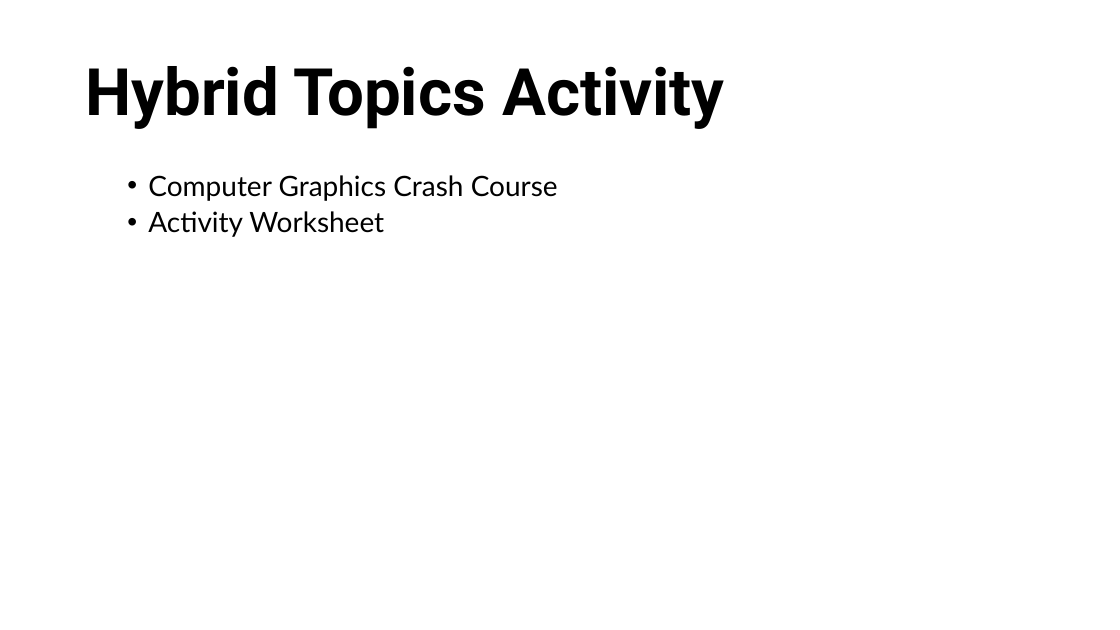
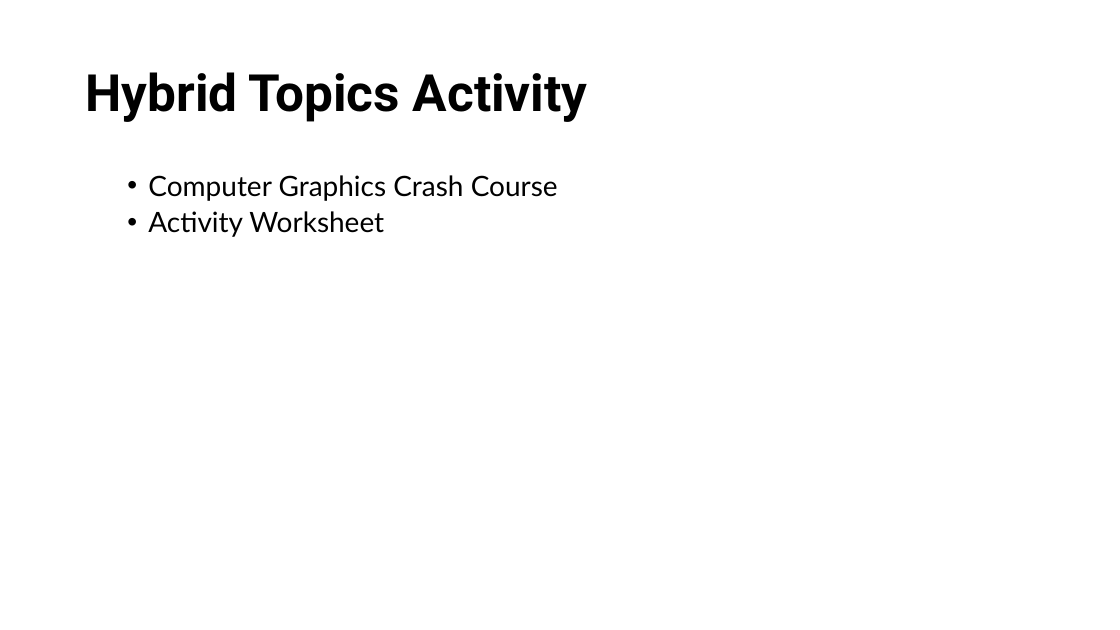
Before and after one commit to RahidZaman/cs481681-cgr, a slide deck: slide 7 of slides/pptx/week01.pptx. Drawn at 1120x630 pixels with LibreOffice and Linux fonts; fonts in the diff are those of the drawing; background and template pictures are left out. Boxes give left, top, right and bottom in pixels: in the first picture for what was removed or moved away, otherwise in the second. Text is boxed around its words. In the diff, an @@ line names an element or a change of style, - is before the commit and + after.

```diff
--- a/slides/pptx/week01.pptx
+++ b/slides/pptx/week01.pptx
@@ title "Hybrid Topics Activity" at [85,72,588,122]: size 56 to 44 pt @@
```
Also in this commit, not shown: 4 other slides changed, 10 other files.
